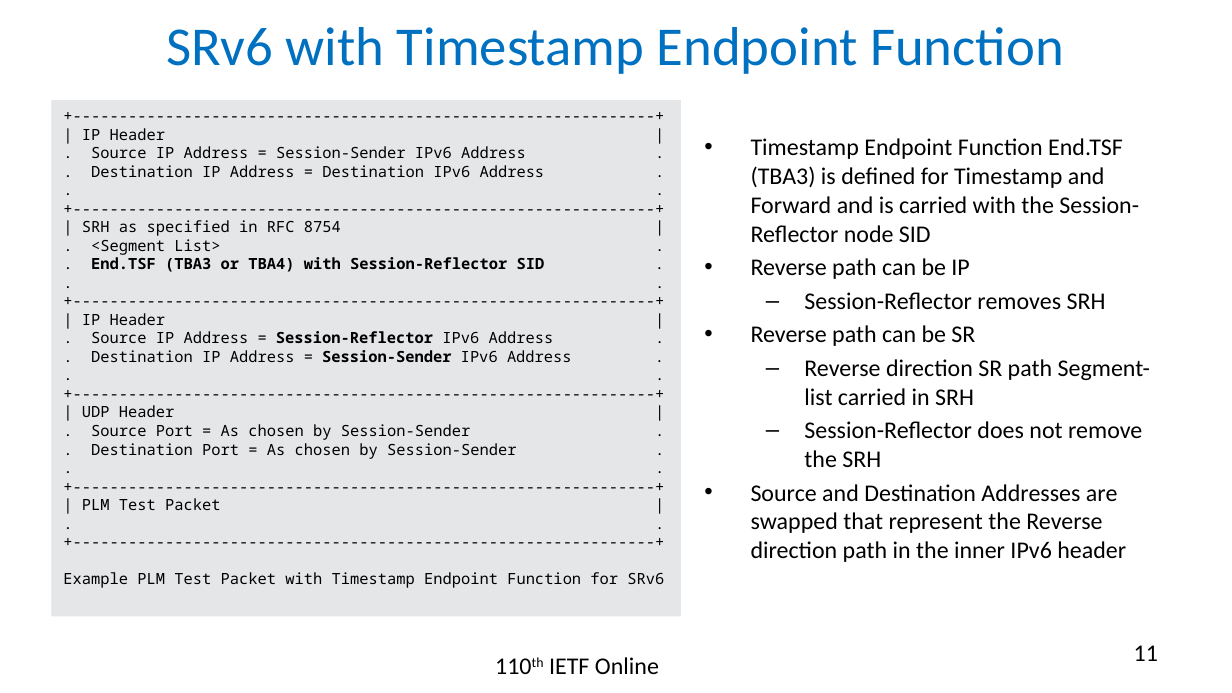
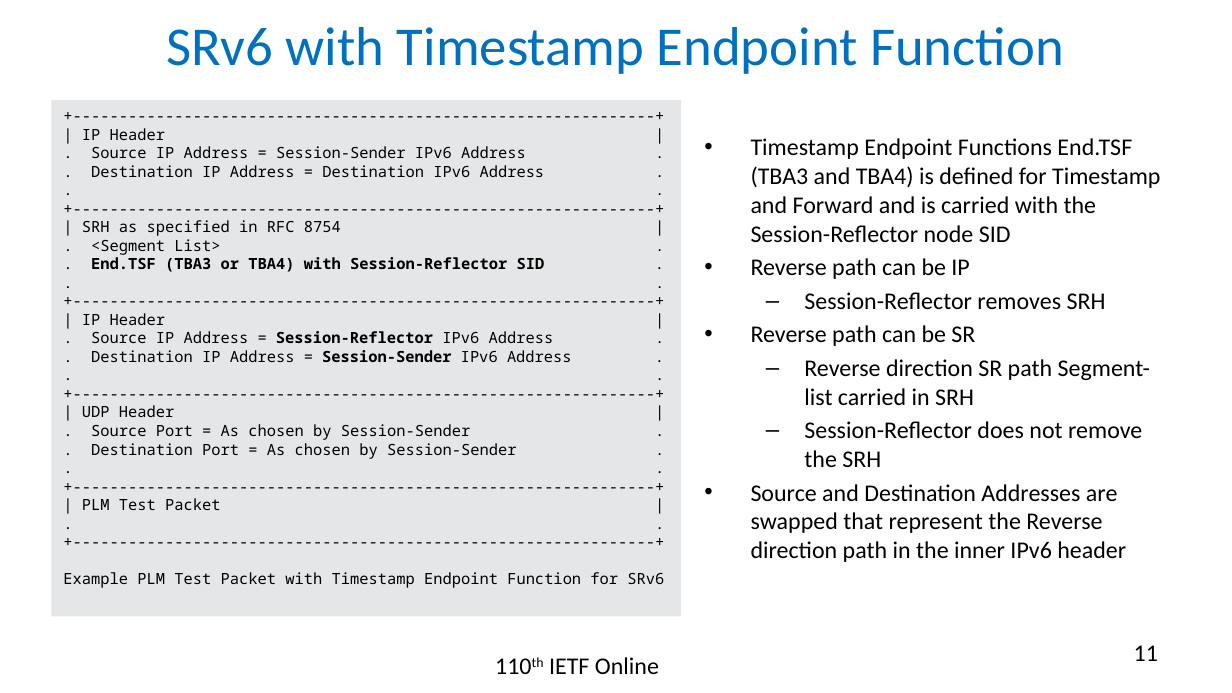
Before and after one commit to rakgandhi/ietf-slides, a slide deck: slide 11 of draft-gandhi-spring-sr-enhanced-plm-04.pptx. Drawn at 1232x693 pixels with LibreOffice and Linux fonts; fonts in the diff are those of the drawing. Boxes give left, top, right and bottom in pixels: in the first picture for what was removed or moved away, otherwise in the second. Text is boxed around its words. In the diff, an @@ line names an element or a change of style, - is before the commit and + after.

```diff
--- a/draft-gandhi-spring-sr-enhanced-plm-04.pptx
+++ b/draft-gandhi-spring-sr-enhanced-plm-04.pptx
@@ text at [751, 138, 1160, 242]: text changed @@
-• Timestamp Endpoint Function End.TSF (TBA3) is defined for Timestamp and Forward and is carried with the Session-Reflector node SID
+• Timestamp Endpoint Functions End.TSF (TBA3 and TBA4) is defined for Timestamp and Forward and is carried with the Session-Reflector node SID
```
Also in this commit, not shown: 1 other slide changed, 1 other file.
